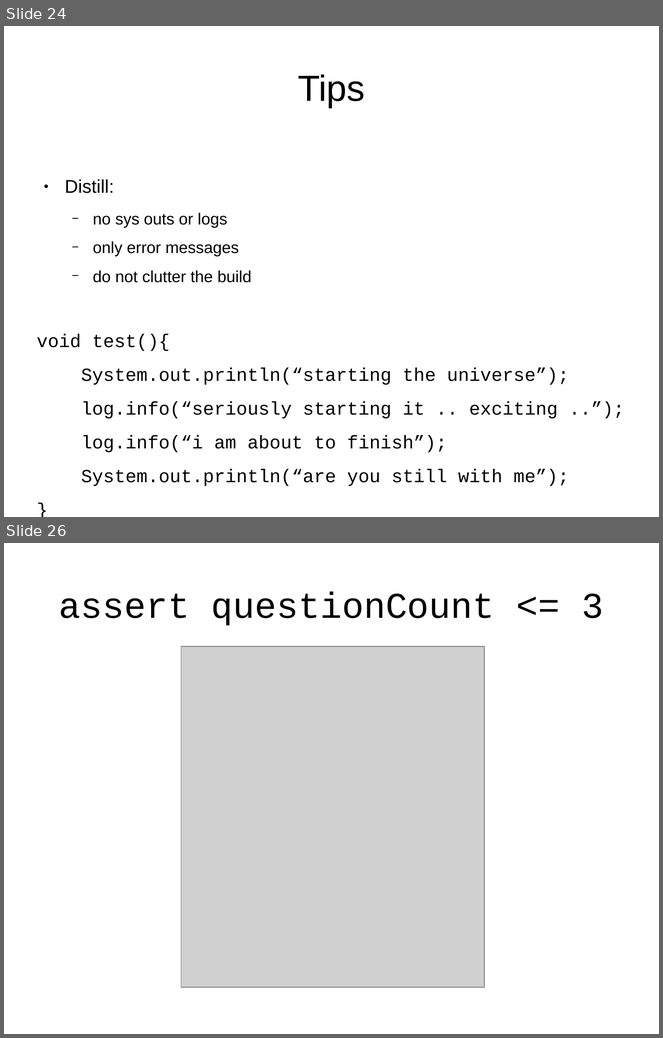
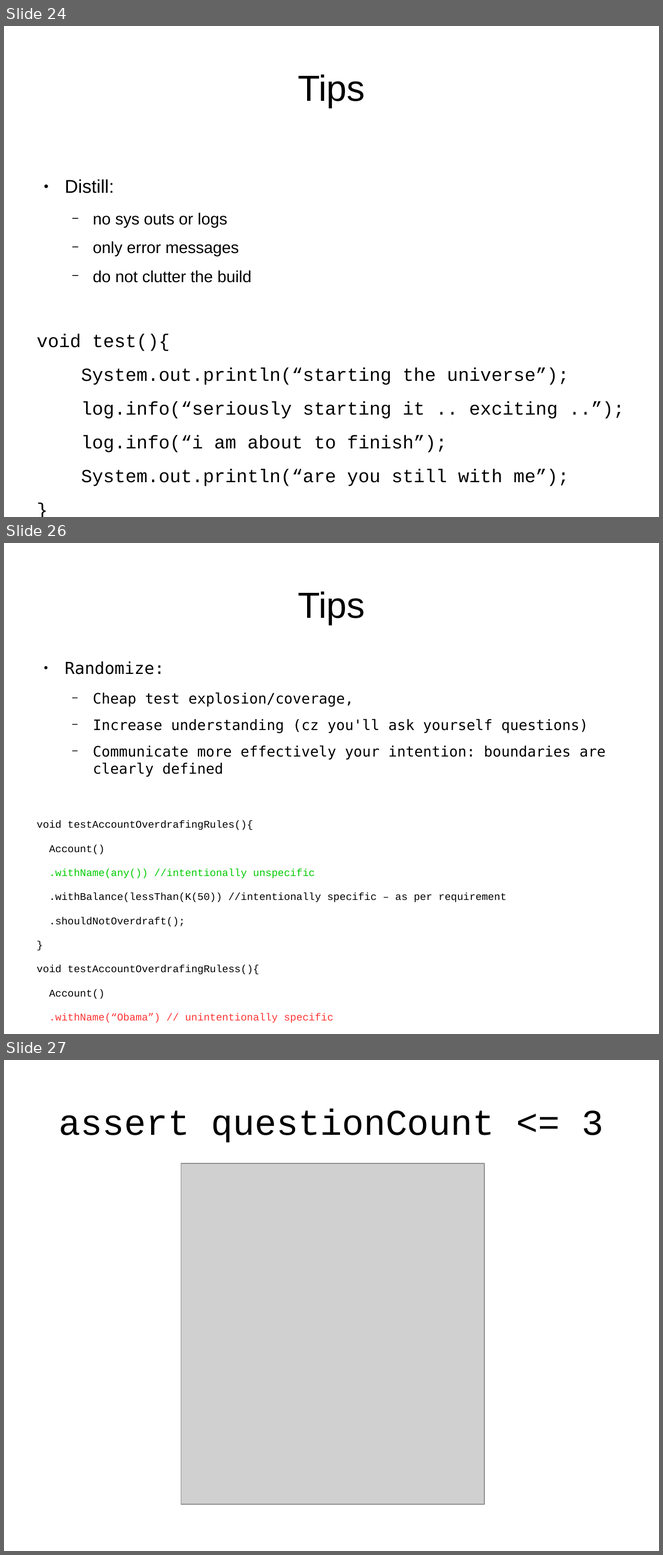
Before and after one commit to wesamhaboush/unittesting-techniques, a slide deck: pres.odp. Shown one above the other, each under a label of ours: slides 24 and 26 before the commit, slides 24, 26 and 27 after it; the slides between them are not shown. The pictures are 663x1038 and 663x1555 pixels, drawn with LibreOffice and Linux fonts; fonts in the diff are those of the drawing; grey boxes stand for pictures. Boxes give left, top, right and bottom in pixels: in the first picture for what was removed or moved away, otherwise in the second. Text is boxed around its words. In the diff, an @@ line names an element or a change of style, - is before the commit and + after.

Commit message:
updated presentation with the randomize material

```diff
--- a/pres.odp
+++ b/pres.odp
@@ slide 26 added at (x1=4, y1=543, x2=659, y2=1034), background #FFFFFF @@
@@ title added at (x1=298, y1=591, x2=365, y2=625), 44 pt, text #000000 @@
+Tips
@@ text added at (x1=37, y1=662, x2=606, y2=1023), 12.5 pt, text #000000 @@
+● Randomize:
+  − Cheap test explosion/coverage,
+  − Increase understanding (cz you'll ask yourself questions)
+  − Communicate more effectively your intention: boundaries are clearly defined
+void testAccountOverdrafingRules(){
+Account()
+.withName(any()) //intentionally unspecific
+.withBalance(lessThan(K(50)) //intentionally specific – as per requirement
+.shouldNotOverdraft();
+}
+void testAccountOverdrafingRuless(){
+Account()
+.withName(“Obama”) // unintentionally specific
+.withBalance(lessThan(K(50)) // intentionally specific
+.shouldNotOverdraft();
+}
@@ what was slide 26 is now slide 27 @@
```
Also in this commit, not shown: 3 slides changed.
